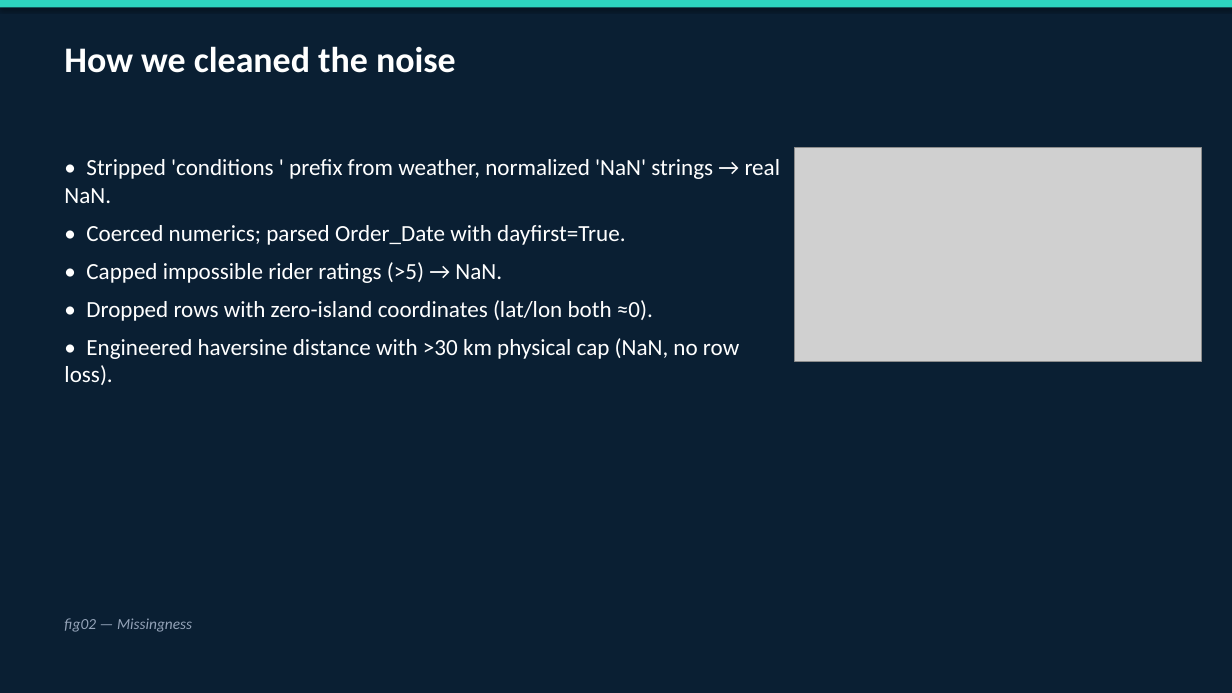
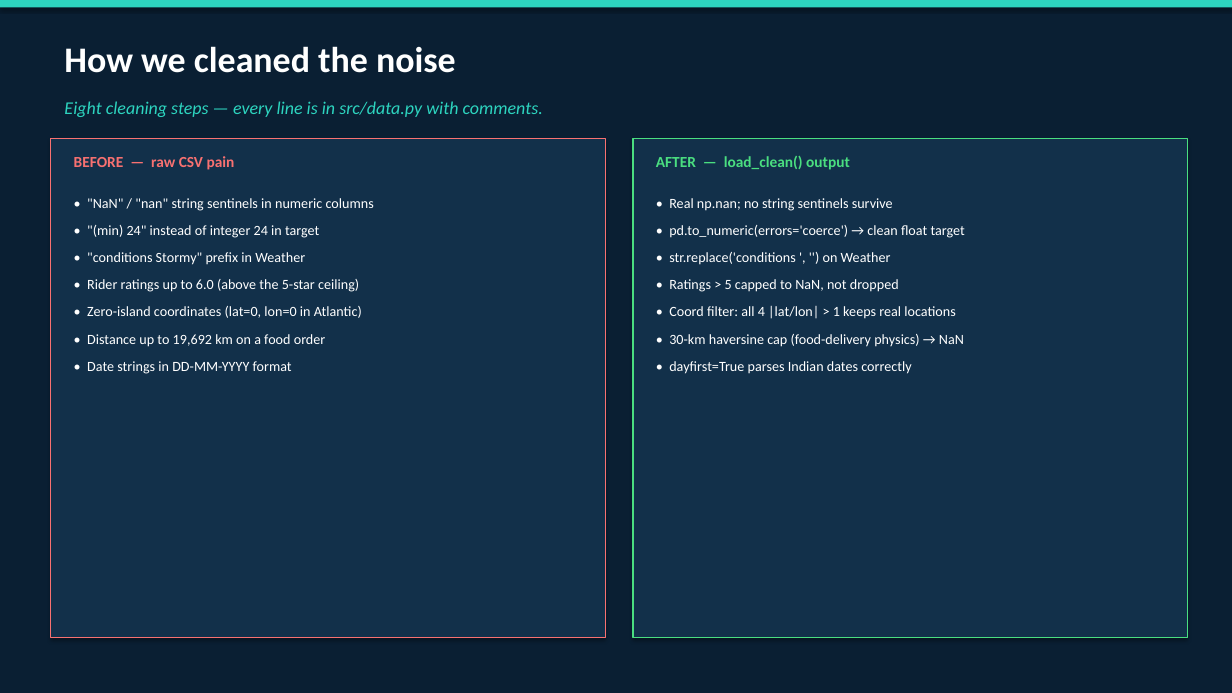
Before and after one commit to TheClazer/Zomato-delivery-estimation, a slide deck: slide 4 of reports/eda_2pm.pptx. Drawn at 1232x693 pixels with LibreOffice and Linux fonts; fonts in the diff are those of the drawing; grey boxes stand for pictures. Boxes give left, top, right and bottom in pixels: in the first picture for what was removed or moved away, otherwise in the second. Text is boxed around its words. In the diff, an @@ line names an element or a change of style, - is before the commit and + after.

```diff
--- a/reports/eda_2pm.pptx
+++ b/reports/eda_2pm.pptx
@@ text added at [64,101,543,117], 14 pt, text #2DD4BF, italic @@
+Eight cleaning steps — every line is in src/data.py with comments.
@@ rectangle added at [51,139,605,638], fill #12304A, outline #F87171 1 pt @@
@@ rectangle added at [633,139,1188,638], fill #12304A, outline #4ADE80 1 pt @@
@@ picture removed at [795,148,1202,361] @@
@@ text removed at [64,159,781,385] @@
-• Stripped 'conditions ' prefix from weather, normalized 'NaN' strings → real NaN.
-• Coerced numerics; parsed Order_Date with dayfirst=True.
-• Capped impossible rider ratings (>5) → NaN.
-• Dropped rows with zero-island coordinates (lat/lon both ≈0).
-• Engineered haversine distance with >30 km physical cap (NaN, no row loss).
@@ text added at [74,156,235,170], 12 pt, text #F87171, bold @@
+BEFORE — raw CSV pain
@@ text added at [656,156,850,170], 12 pt, text #4ADE80, bold @@
+AFTER — load_clean() output
@@ text added at [87,198,374,374], 11 pt, text #FFFFFF @@
+• "NaN" / "nan" string sentinels in numeric columns
+• "(min) 24" instead of integer 24 in target
+• "conditions Stormy" prefix in Weather
+• Rider ratings up to 6.0 (above the 5-star ceiling)
+• Zero-island coordinates (lat=0, lon=0 in Atlantic)
+• Distance up to 19,692 km on a food order
+• Date strings in DD-MM-YYYY format
@@ text added at [669,198,965,374], 11 pt, text #FFFFFF @@
+• Real np.nan; no string sentinels survive
+• pd.to_numeric(errors='coerce') → clean float target
+• str.replace('conditions ', '') on Weather
+• Ratings > 5 capped to NaN, not dropped
+• Coord filter: all 4 |lat/lon| > 1 keeps real locations
+• 30-km haversine cap (food-delivery physics) → NaN
+• dayfirst=True parses Indian dates correctly
@@ text removed at [64,618,192,632] @@
-fig02 — Missingness
```
Also in this commit, not shown: 7 other slides changed, 1 slide added, 1 slide removed, 5 other files.
